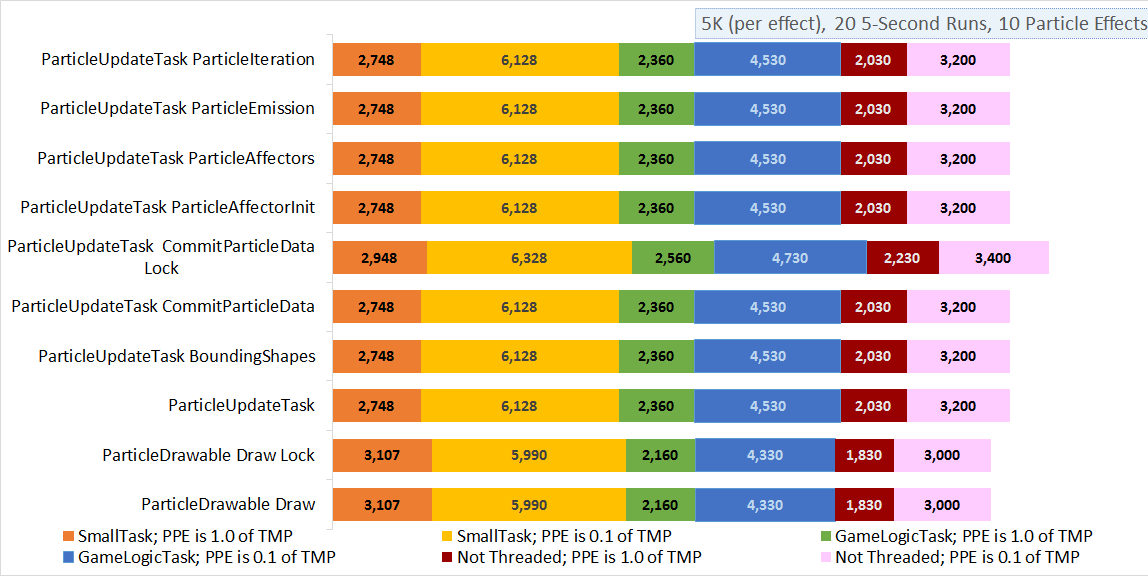
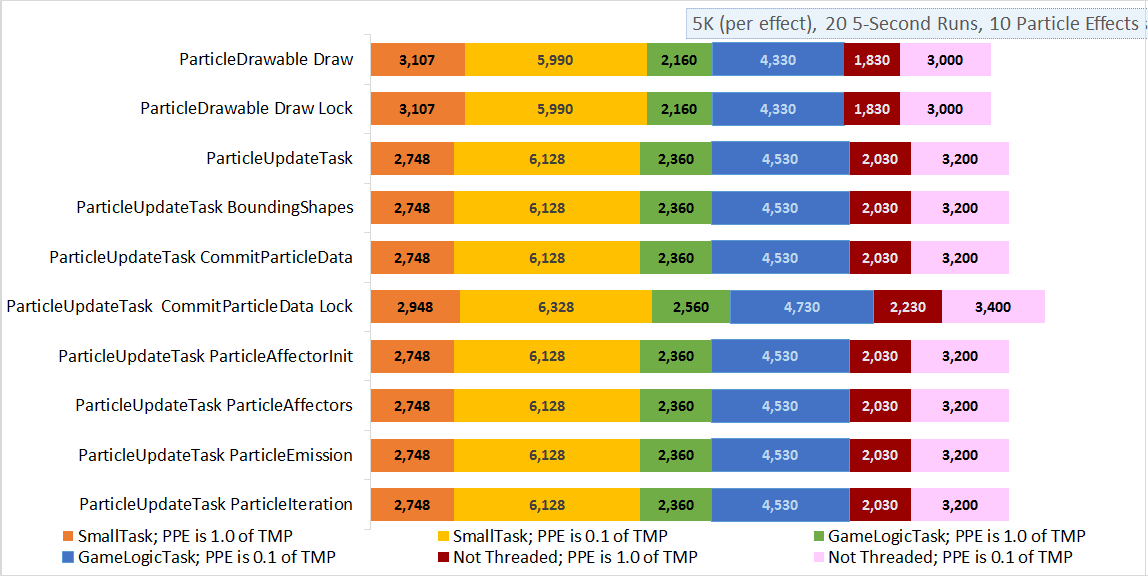
Before/after of a 1148 x 576 layered artwork. What changed in the layer stack:
added layer "Layer 6" above "Layer 5" over (1, 0, 1146, 575)
